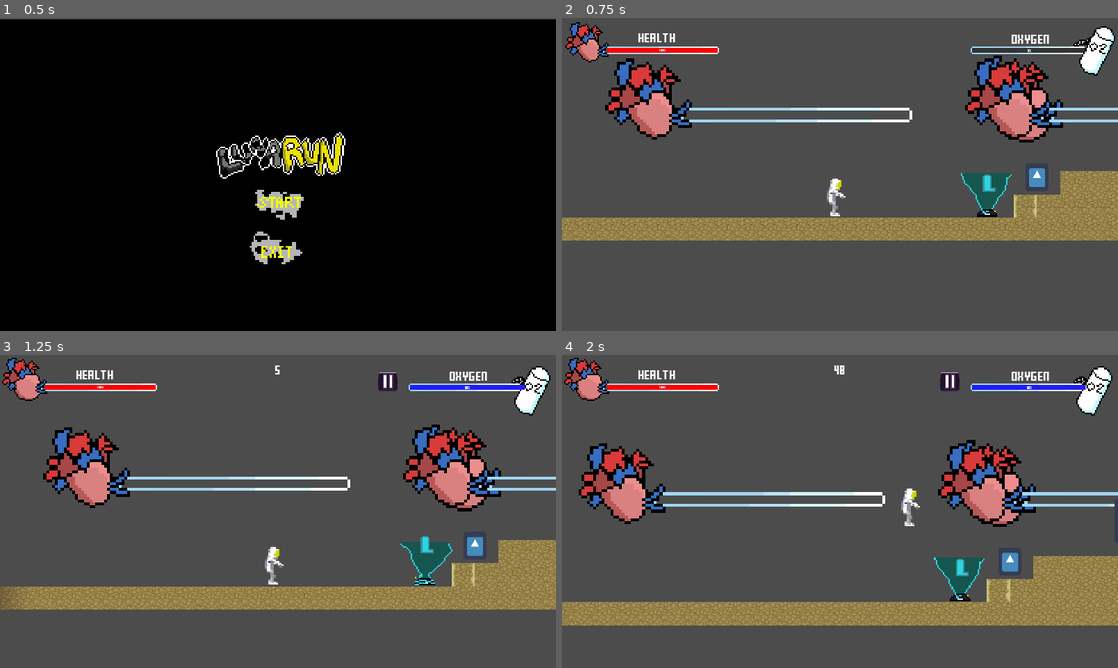
Above: before the commit, frames 1-4 (two rows, left to right).
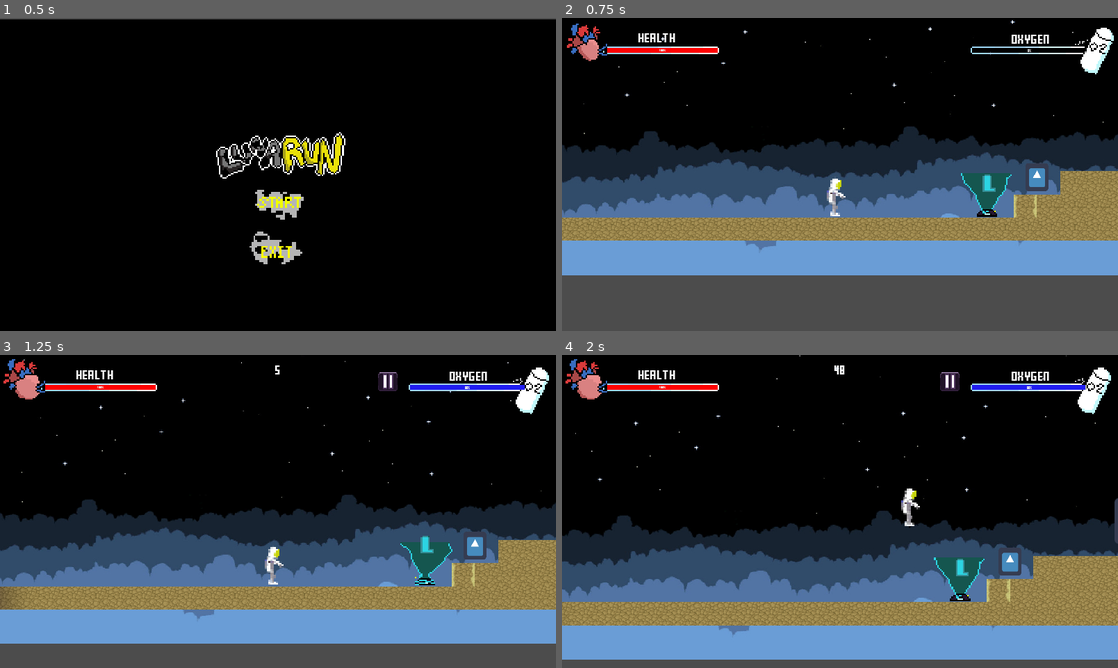
Above: after the commit, the same moments.

Repository: Kreateer/game-off-2020
Game: Godot game, scene res://scenes/Main.tscn
The game is run twice, just before and just after one commit, with the same random seed, the same clock (stepped at 60 frames per second) and the same inputs. The engine's default icon, where the game draws it, is replaced by a stand-in: a white triangle on a blue panel in a dark square.
Inputs (mouse positions are in pixels of both pictures, inside the frame that each line leads up to):
- Up to frame 1 (0.5 s): no input
- Up to frame 2 (0.75 s): click (840, 202) at 0.5 s
- Up to frame 3 (1.25 s): no input
- Up to frame 4 (2 s): move the mouse to (962, 495) at 1.27 s; hold D (right) from 1.28 s (still down); click (962, 495) at 1.42 s; tap W (jump) at 1.52 s

Frame 1 is identical in both runs. In frame 2, 67% of the frame differs, in the area x 0-100%, y 0-83%; in frame 3, 77%; in frame 4, 81%, in the area x 0-100%, y 0-98%.

Commit message:
change back

Diff:
--- a/levels/Tutorial.tscn
+++ b/levels/Tutorial.tscn
@@ -15,7 +15,6 @@
 [ext_resource path="res://scenes/Player.tscn" type="PackedScene" id=13]
 [ext_resource path="res://scenes/PickupItem02.tscn" type="PackedScene" id=14]
 [ext_resource path="res://scenes/PickupItem05.tscn" type="PackedScene" id=15]
-[ext_resource path="res://assets/art/parallax/tmp_background.jpg" type="Texture" id=16]
 [ext_resource path="res://assets/art/player_interface/health_bar/Luna_HealthBar_100_1.png" type="Texture" id=16]
 [ext_resource path="res://assets/art/player_interface/health_bar/Luna_HealthBar_75_1.png" type="Texture" id=17]
 [ext_resource path="res://assets/art/player_interface/health_bar/Luna_HealthBar_25_1.png" type="Texture" id=18]
@@ -23,6 +22,7 @@
 [ext_resource path="res://assets/art/player_interface/health_bar/Luna_HealthBar_Death_1.png" type="Texture" id=20]
 [ext_resource path="res://assets/art/player_interface/oxygen_bar/Luna_OxygenBar_10.png" type="Texture" id=21]
 [ext_resource path="res://assets/art/player_interface/oxygen_bar/Luna_OxygenBar_50.png" type="Texture" id=22]
+[ext_resource path="res://assets/art/parallax/tmp_background.jpg" type="Texture" id=23]
 
 [sub_resource type="AtlasTexture" id=1]
 atlas = ExtResource( 22 )
@@ -738,11 +738,11 @@
 motion_mirroring = Vector2( 1009, 0 )
 
 [node name="tmp_background" type="Sprite" parent="ParallaxBackground/ParallaxLayer"]
+pause_mode = 1
 position = Vector2( 564, 150 )
 scale = Vector2( 0.8, 0.8 )
-texture = ExtResource( 16 )
+texture = ExtResource( 23 )
 offset = Vector2( 0, 768 )
-pause_mode = 1
 [connection signal="Dead" from="Player" to="GUI" method="_on_Player_Dead"]
 [connection signal="Dead" from="Player" to="." method="_on_Player_Dead"]
 [connection signal="screen_exited" from="Player/VisibilityNotifier2D" to="Player" method="_on_VisibilityNotifier2D_screen_exited"]
--- a/project.godot
+++ b/project.godot
@@ -14,11 +14,6 @@
 "language": "GDScript",
 "path": "res://scripts/Character.gd"
 }, {
-"base": "",
-"class": "GitAPI",
-"language": "NativeScript",
-"path": "res://git_api.gdns"
-}, {
 "base": "Node",
 "class": "Inventory",
 "language": "GDScript",
@@ -31,7 +26,6 @@
 } ]
 _global_script_class_icons={
 "Character": "",
-"GitAPI": "",
 "Inventory": "",
 "Item": ""
 }
@@ -56,7 +50,7 @@
 
 [gdnative]
 
-singletons=[ "res://git_api.gdnlib" ]
+singletons=[  ]
 
 [importer_defaults]
 
Not shown: 1 places in levels/Tutorial.tscn that only renumber resources
